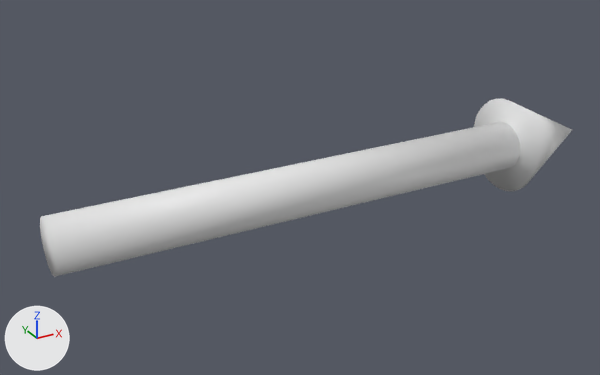
A saved change to the OBJ model assets/models/axisx.obj.
Before and after are seen from a 50 mm lens placed at (-0.27, -2.48, 1.25), pointed at (1.14, 0.07, -0.03). The axes (+X, +Y, +Z) are drawn at lower left. The lights are the same throughout. Where no turn or scale is listed for an object, it has been applied to the vertices.
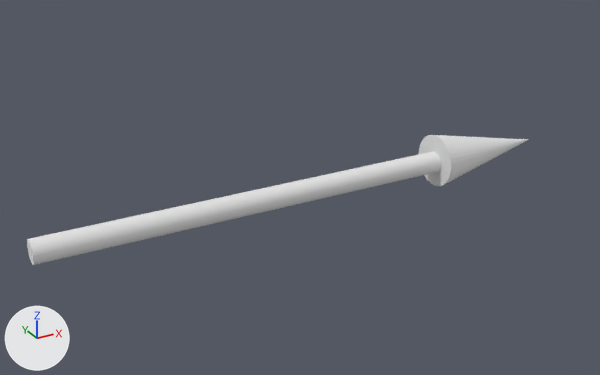
Changed parts and their boxes (x1, y1, x2, y2) in the pictures (600 x 375 px; the box of a moved part takes in the faces that stretch with it):
```json
{"object": "Cone", "change": "reshaped", "before": [40, 98, 572, 277], "after": [27, 135, 529, 265], "on screen": "27% shorter"}
{"part": 1, "of": "me_cone", "change": "moved or reshaped", "before": [474, 98, 572, 191], "after": [419, 135, 529, 186]}
{"part": 2, "of": "me_cone", "change": "moved or reshaped", "before": [40, 122, 520, 277], "after": [27, 151, 441, 265]}
```

The change, as JSON lines over the scene's bpy script:
```json
{"block": "me_cone", "where": "me_cone.from_pydata(...)  # 97 vertices, 67 faces; spans x 0.17..2.48, y -0.2..0.2, z -0.2..0.2"}
{"block": "me_cone", "where": "# used by ob_cone; location = (0.0, 0.0, 0.0)"}
{"block": "me_cone", "change": "me_cone part 1: the loose piece of 33 vertices spanning x 2.08..2.48, y -0.2..0.2, z -0.2..0.2 is scaled about its middle by (1.27, 0.53, 0.53), then moved by (-0.31, 0.0, 0.0)"}
{"block": "me_cone", "change": "me_cone part 2: the loose piece of 64 vertices spanning x 0.17..2.17, y -0.1..0.1, z -0.1..0.1 is scaled about its middle by (0.818, 0.429, 0.429), then moved by (-0.24, 0.0, 0.0)"}
```
